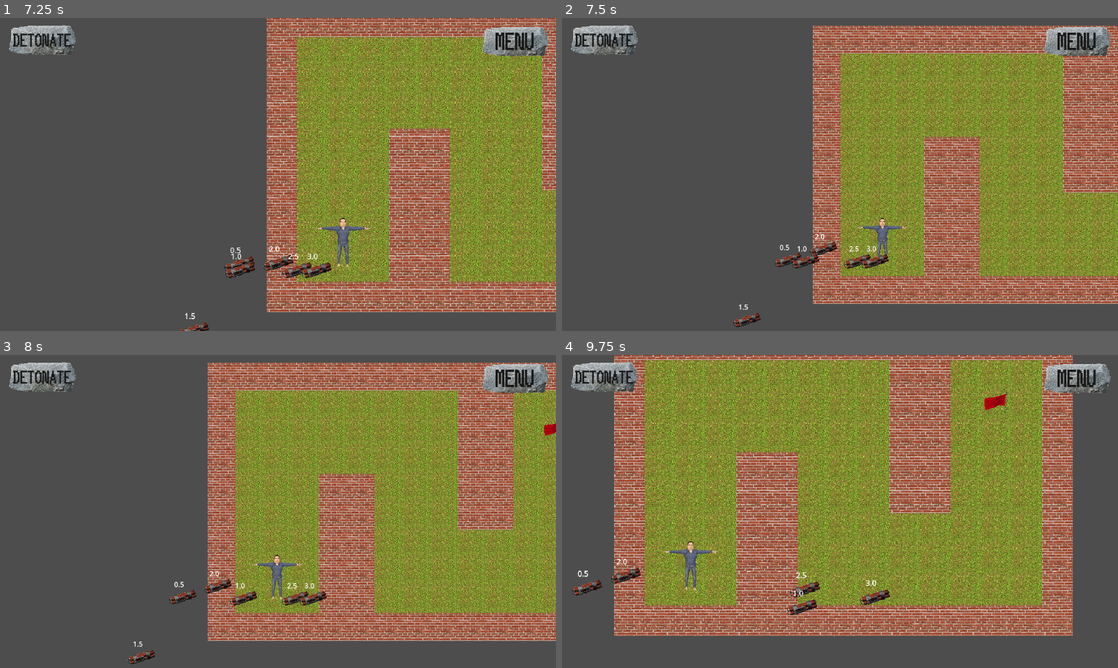
Above: before the commit, frames 1-4 (two rows, left to right).
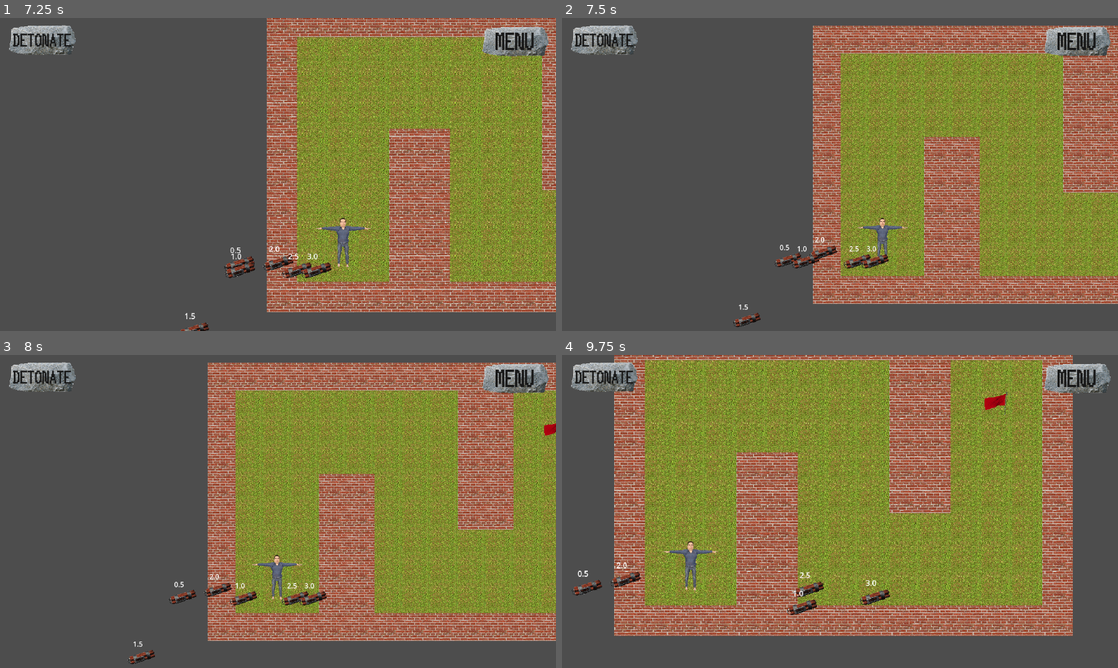
Above: after the commit, the same moments.

Repository: MaxWesterlund/Combombo
Game: Godot game, scene res://Scenes/Menus/menu.tscn
Two runs of this game, one before a commit and one after it. Both use one fixed random seed, a clock stepped at 60 frames per second and the inputs below.
Inputs (mouse positions are in pixels of both pictures, inside the frame that each line leads up to):
- Up to frame 1 (7.25 s): click (266, 187) at 0.52 s; move the mouse to (250, 237) at 1.27 s; press the mouse at (250, 237) at 1.28 s; hold W (move_up) 1.28-2 s; release the mouse at (250, 237) at 2 s; click (150, 118) at 2.02 s; move the mouse to (227, 262) at 2.77 s; hold W (move_up) 2.78-3.53 s; click (227, 262) at 2.85 s; move the mouse to (227, 312) at 3.52 s; press the mouse at (227, 312) at 3.53 s; hold A (move_left) 3.53-5.03 s; tap Mouse wheel up (zoom_in) at 3.6, 6.6 s; move the mouse to (239, 271) at 4.27 s; release the mouse at (239, 271) at 4.28 s; tap Mouse wheel down (zoom_out) at 4.35 s; click (239, 271) at 4.55 s; move the mouse to (261, 262) at 5.02 s; press the mouse at (261, 262) at 5.03 s; hold S (move_down) 5.03-5.78 s; move the mouse to (261, 259) at 5.77 s; release the mouse at (261, 259) at 5.78 s; hold D (move_right) 5.78-6.53 s; click (261, 259) at 5.85 s; move the mouse to (278, 262) at 6.52 s; press the mouse at (278, 262) at 6.53 s; hold W (move_up) from 6.53 s (still down)
- Up to frame 2 (7.5 s): move the mouse to (840, 262) at 7.27 s; release W (move_up) at 7.28 s; release the mouse at (840, 262) at 7.28 s; hold D (move_right) from 7.28 s (still down); tap Mouse wheel down (zoom_out) at 7.35 s
- Up to frame 3 (8 s): keep holding D (move_right); click (278, 599) at 7.55 s
- Up to frame 4 (9.75 s): move the mouse to (856, 599) at 8.02 s; press the mouse at (856, 599) at 8.03 s; move the mouse to (856, 599) at 8.77 s; release the mouse at (856, 599) at 8.78 s; click (856, 599) at 8.85 s; move the mouse to (873, 599) at 9.52 s; release D (move_right) at 9.53 s; press the mouse at (873, 599) at 9.53 s; hold S (move_down) from 9.53 s (still down); tap Mouse wheel up (zoom_in) at 9.6 s

Frame 1 is identical in both runs. In frame 2, 0.2% of the frame differs, in the area x 44-50%, y 68-77%; in frame 3, 0.2%; in frame 4, 0.4%, in the area x 8-48%, y 65-78%.

Commit message:
Revert "pick bomb through text"
This reverts commit a31c391f5d2339ebf12af144d6af710b30133ba4.

Diff:
--- a/Scenes/bombo.gd
+++ b/Scenes/bombo.gd
@@ -75,4 +75,5 @@
 
 func _on_input_event(_viewport, event: InputEvent, _shape_idx):
 	if event.is_action_pressed("pick_bomb"):
-		Events.bomb_press.emit(self)
+		if !Utils.is_mouse_over_ui(get_global_mouse_position()):
+			Events.bomb_press.emit(self)
--- a/Scenes/bombo.tscn
+++ b/Scenes/bombo.tscn
@@ -56,7 +56,6 @@
 }]
 
 [sub_resource type="CircleShape2D" id="CircleShape2D_08je8"]
-radius = 2.23607
 
 [sub_resource type="RectangleShape2D" id="RectangleShape2D_rj4xd"]
 size = Vector2(71.7152, 31.326)
@@ -80,8 +79,9 @@
 [node name="Label" type="Label" parent="."]
 offset_left = -19.0
 offset_top = -41.0
-offset_right = 13.0
+offset_right = 21.0
 offset_bottom = -18.0
+mouse_filter = 1
 text = "1...0"
 
 [node name="AnimatedSprite2D" type="AnimatedSprite2D" parent="."]
